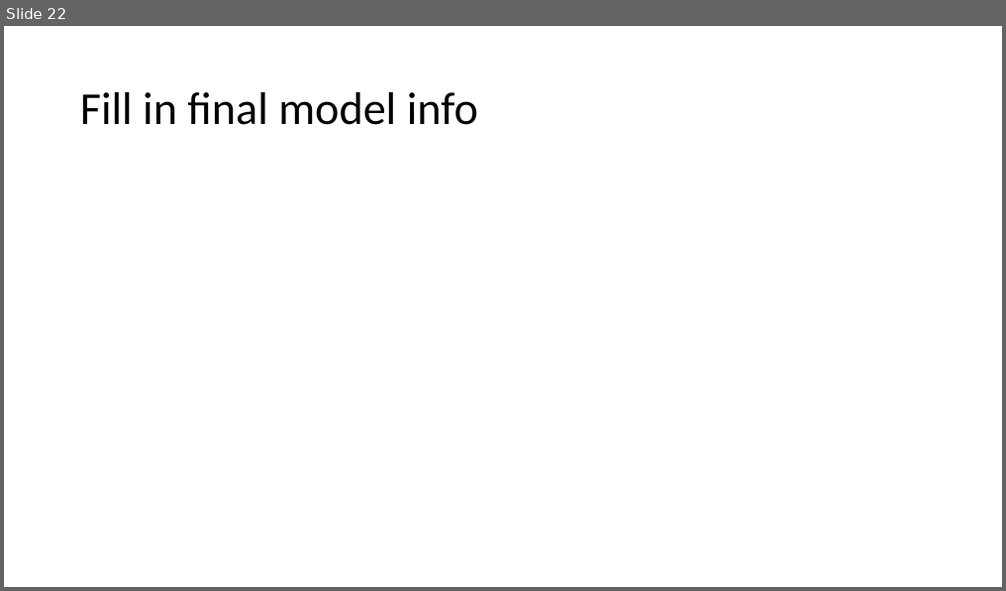
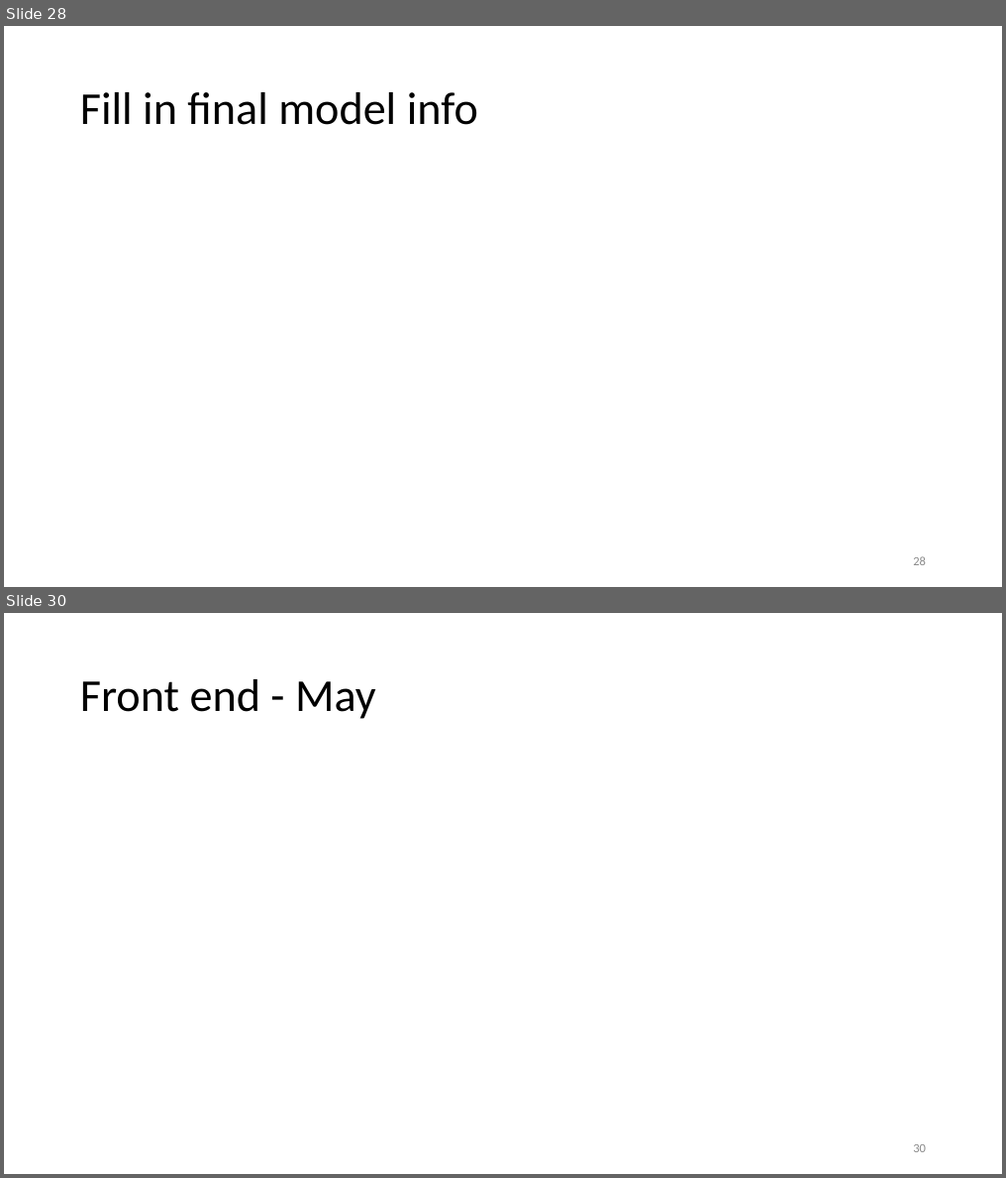
Before and after one commit to Dearsu520/automotive-modeling-project, a slide deck: ETL/Final Project.pptx. Shown one above the other, each under a label of ours: slide 22 before the commit, slides 28 and 30 after it; the slides between them are not shown. The pictures are 1006x591 and 1006x1178 pixels, drawn with LibreOffice and Linux fonts; fonts in the diff are those of the drawing. Boxes give left, top, right and bottom in pixels: in the first picture for what was removed or moved away, otherwise in the second. Text is boxed around its words. In the diff, an @@ line names an element or a change of style, - is before the commit and + after.

```diff
--- a/ETL/Final Project.pptx
+++ b/ETL/Final Project.pptx
@@ slide 30 added at [4,613,1002,1174], background #FFFFFF @@
@@ title added at [80,679,376,719], 44 pt, text #000000 @@
+Front end - May
@@ page number added at [913,1145,926,1153], 12 pt, text #8C8C8C @@
+30
@@ what was slide 22 is now slide 28 @@
@@ slide 28 changed as well @@
@@ page number added at [913,557,926,566], 12 pt, text #8C8C8C @@
+28
```
Also in this commit, not shown: 21 other slides changed, 9 other slides added, 1 slide removed.
